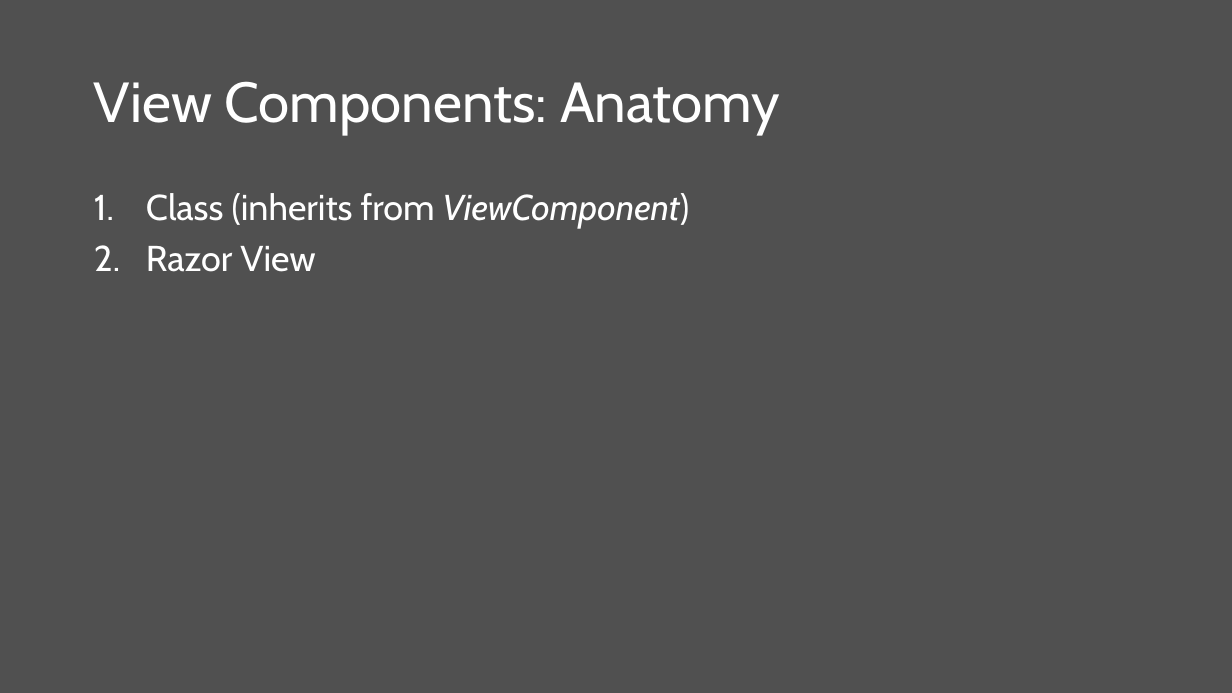
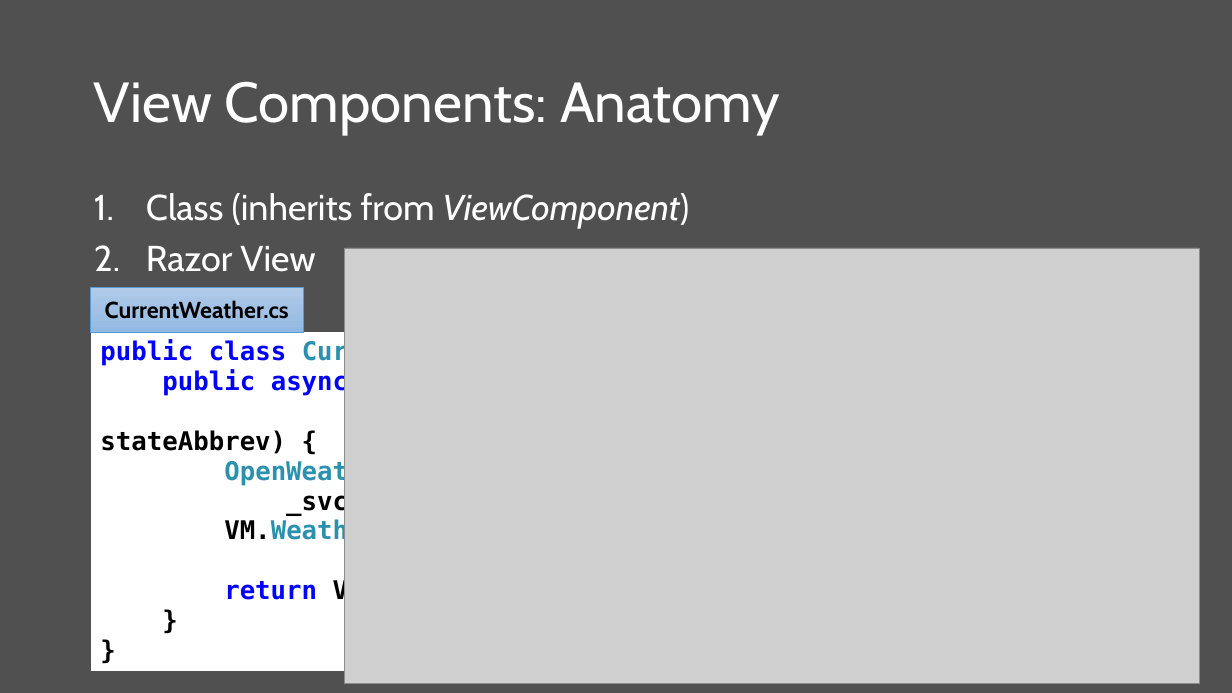
Before and after one commit to scottaddie/slide-decks, a slide deck: slide 13 of Building Reusable UI Components in ASP.NET Core MVC.pptx. Drawn at 1232x693 pixels with LibreOffice and Linux fonts; fonts in the diff are those of the drawing; grey boxes stand for pictures. Boxes give left, top, right and bottom in pixels: in the first picture for what was removed or moved away, otherwise in the second. Text is boxed around its words. In the diff, an @@ line names an element or a change of style, - is before the commit and + after.

Commit message:
Add code snippets to View Components Anatomy slide

```diff
--- a/Building Reusable UI Components in ASP.NET Core MVC.pptx
+++ b/Building Reusable UI Components in ASP.NET Core MVC.pptx
@@ picture added at [345, 248, 1200, 683] @@
@@ rectangle added at [91, 287, 303, 333], fill gradient #B1CBE9 to #A3C1E5 to #93B9E4, outline #5B9BD5 0.5 pt, 18 pt, text #000000, bold @@
+CurrentWeather.cs
@@ table added at [91, 333, 1200, 656], 1 rows, 1 columns @@
+public class CurrentWeather : ViewComponent { / public async Task<IViewComponentResult> InvokeAsync(string city, / string stateAbbrev) { / OpenWeatherMapResponse currentWeather = await / _svc.GetCurrentWeatherAsync(city, stateAbbrev); / VM.Weather weather = currentWeather.MapToWeather(); / return View(weather); / } / }
```
Also in this commit, not shown: 2 other slides changed.
